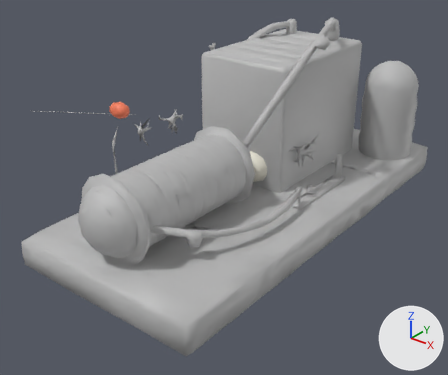
The glTF model LIMINAL V13/data/models/ent_rat_trap_l1.glb, before and after one commit.
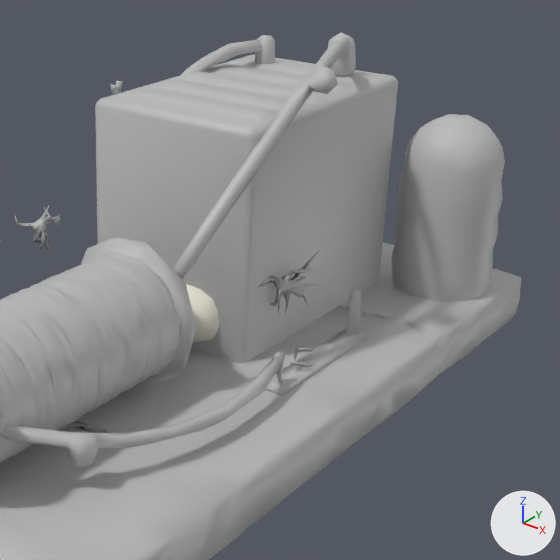
Old and new are each drawn whole from a 50 mm camera at (0.495, -0.585, 0.355) aimed at (0.029, -0.002, -0.007) and again close up on the part from 34% to 100% of the width and 0% to 79% of the height. Every picture has the same lights, and +X, +Y and +Z are marked at lower right. The older version's two pictures come first.

The older version as bpy lines, for what is in view:
```python
mat_fm_ent_ob_rust_look_plastic__ent_ob_rust = principled_material('fm=ent_ob_rust look=plastic #ent_ob_rust')
mat_fm_ent_ob_rust_look_plastic__ent_ob_rust.base_color = (0.5, 0.5, 0.5)  # grey #bcbcbc
me_dose_002 = bpy.data.meshes.new('dose.002')
me_dose_002.from_pydata(...)  # 236 vertices, 468 faces; spans x 0.136..0.208, y 0.134..0.206, z -0.008..0.152
me_dose_002.materials.append(mat_fm_ent_ob_rust_look_plastic__ent_ob_rust)  # grey #bcbcbc
me_funke_002 = bpy.data.meshes.new('funke.002')
me_funke_002.from_pydata(...)  # 126 vertices, 248 faces; spans x -0.108..0.167, y -0.048..0.041, z 0.033..0.091
me_funke_002.materials.append(mat_fm_ent_ob_spark_look_plastic__ent_ob_spark)  # grey #bcbcbc
me_porzellan_002 = bpy.data.meshes.new('porzellan.002')
me_porzellan_002.from_pydata(...)  # 143 vertices, 278 faces; spans x 0.0486..0.1176, y -0.0471..0.0469, z 0.0332..0.0722
me_porzellan_002.materials.append(mat_fm_ent_tooth_look_plastic__ent_tooth)  # white #edeada
ob_dose_l1 = bpy.data.objects.new('dose_l1', me_dose_002)
ob_dose_l1.location = (0.0, 0.0, 0.0)
ob_funke_l1 = bpy.data.objects.new('funke_l1', me_funke_002)
ob_funke_l1.location = (0.0, 0.0, 0.0)
ob_porzellan_l1 = bpy.data.objects.new('porzellan_l1', me_porzellan_002)
ob_porzellan_l1.location = (0.0, 0.0, 0.0)
# also in view: 'wicklung_l1' at (0.071, -0.137, 0.107); 'pole_l1' at (0.107, 0.062, 0.11); 'batterie_l1' at (0.075, 0.06, 0.099); 'kabel_l1' at (0.089, -0.059, 0.114); 'brett_l1' at (0.1, -0.03, 0.056)
```
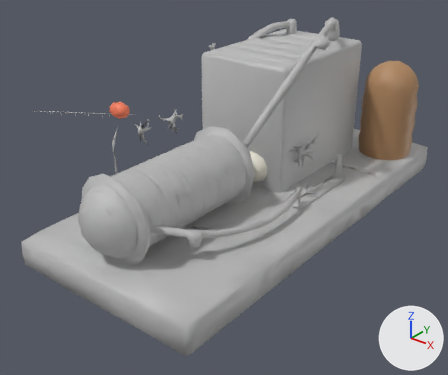
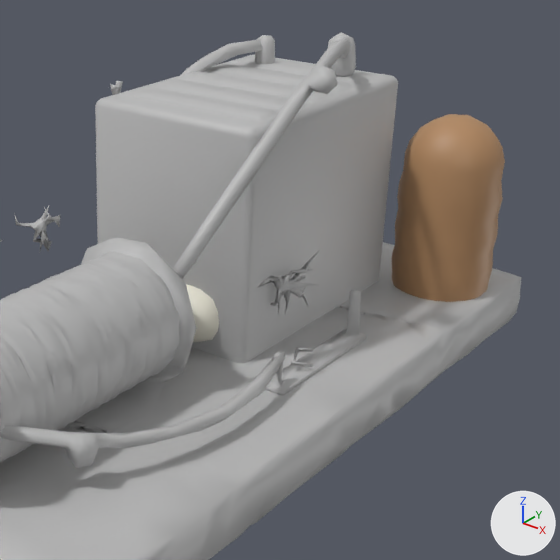
Location of each change, (x1, y1, x2, y2) in pixels of the close-ups (560 x 560 px):
'dose_l1', recoloured (grey to orange)
    both: (392, 114, 505, 302)

Diff of the bpy script that builds the scene:
```diff
--- a/LIMINAL V13/data/models/ent_rat_trap_l1.glb.py
+++ b/LIMINAL V13/data/models/ent_rat_trap_l1.glb.py
@@ mat_fm_ent_ob_rust_look_plastic__ent_ob_rust @@
 mat_fm_ent_ob_rust_look_plastic__ent_ob_rust = principled_material('fm=ent_ob_rust look=plastic #ent_ob_rust')
-mat_fm_ent_ob_rust_look_plastic__ent_ob_rust.base_color = (0.5, 0.5, 0.5)  # grey #bcbcbc
+mat_fm_ent_ob_rust_look_plastic__ent_ob_rust.base_color = (0.45, 0.25, 0.12)  # orange #b38961
```
